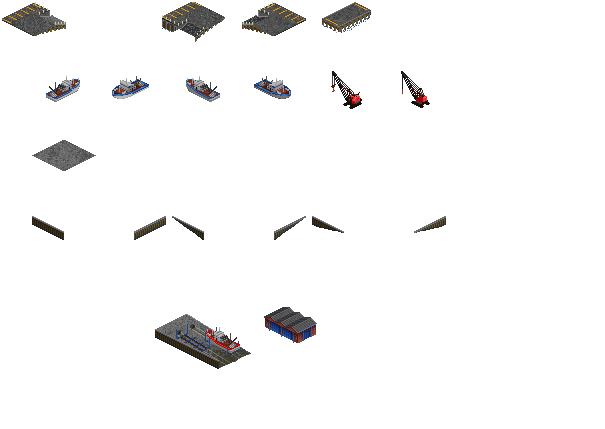
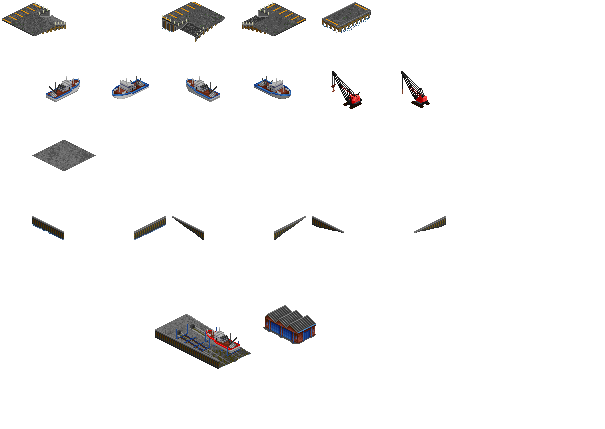
Layered file, before and after one edit (605 × 429). Changes by layer:
added layer "waves" above "wharf foundations" over 32, 224, 166, 240
added layer "tile detail" in group "Buildings" over 263, 327, 316, 344
painted on "building" (2nd of 2, in "Buildings") over 264, 305, 317, 343
